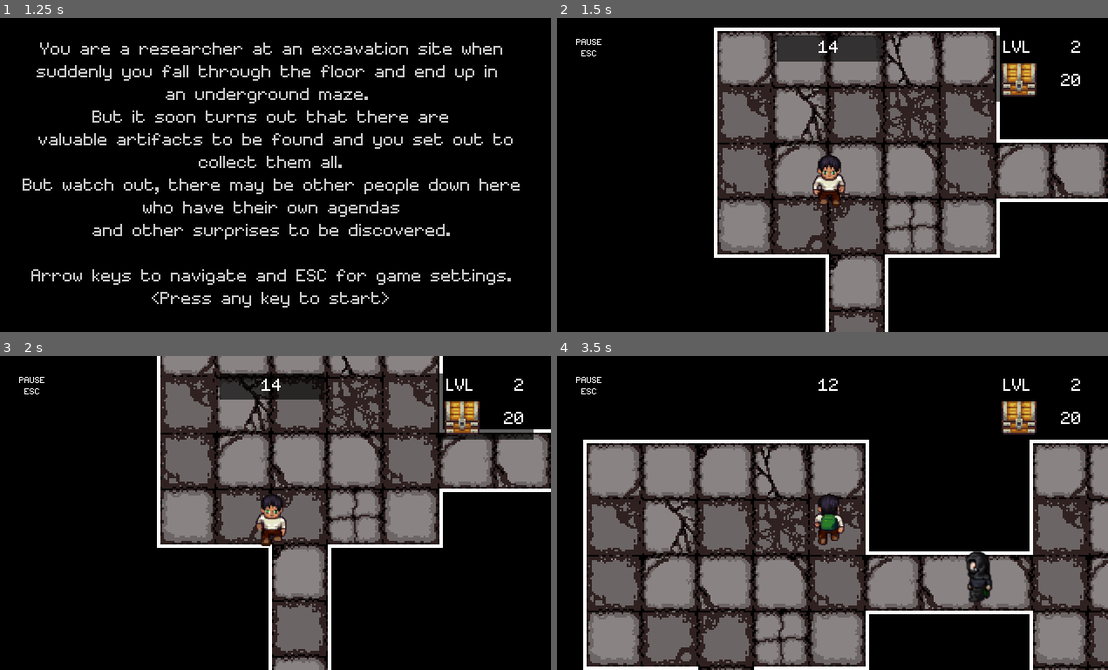
Above: before the commit, frames 1-4 (two rows, left to right).
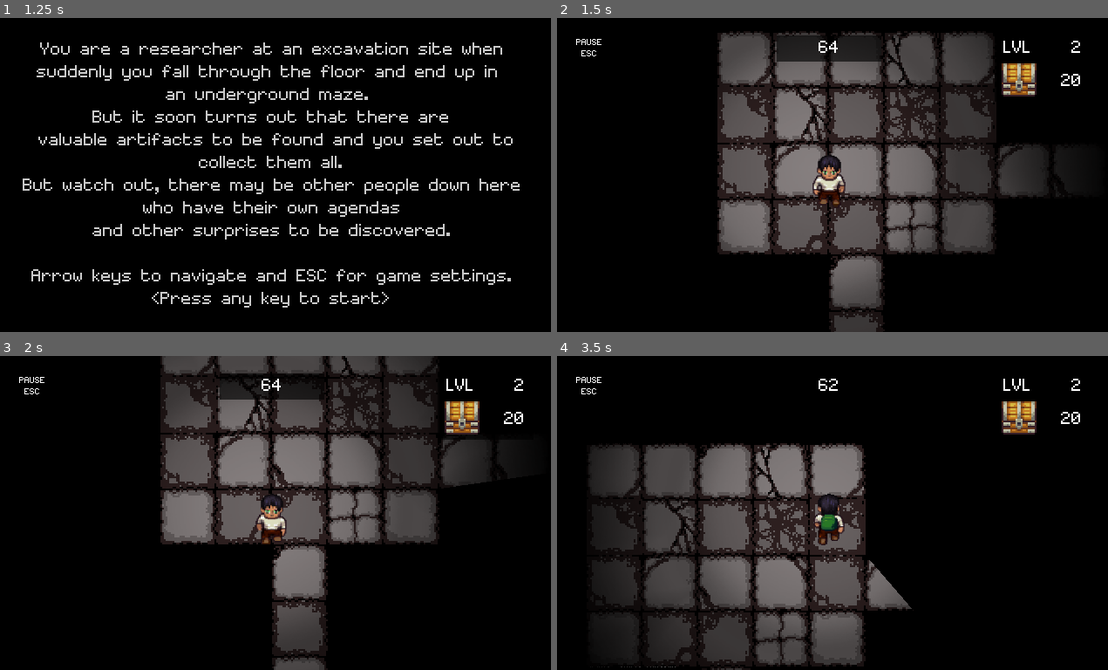
Above: after the commit, the same moments.

Repository: alittek/AC31009-Game
Game: Godot game, scene res://Scenes/StartScreen.tscn
Two runs of this game, one before a commit and one after it. Both use one fixed random seed, a clock stepped at 60 frames per second and the inputs below. Sound files missing from this copy of the repository are replaced by a short silence.
Inputs:
- Up to frame 1 (1.25 s): tap Enter at 0.5 s; hold Right (move_right) from 0.53 s (still down); tap Space (interact) at 0.6 s
- Up to frame 2 (1.5 s): release Right (move_right) at 1.28 s; hold Down (move_down) from 1.28 s (still down); tap Space (interact) at 1.35 s
- Up to frame 3 (2 s): keep holding Down (move_down)
- Up to frame 4 (3.5 s): release Down (move_down) at 2.03 s; hold Right (move_right) 2.03-2.78 s; tap Space (interact) at 2.1, 2.85 s; hold Up (move_up) from 2.78 s (still down)

Frame 1 is identical in both runs. In frame 2, 19% of the frame differs, in the area x 28-100%, y 3-100%; in frame 3, 17%; in frame 4, 35%, in the area x 4-100%, y 7-100%.

Commit message:
sound on exit

Diff:
--- a/Scenes/ExitDoor.tscn
+++ b/Scenes/ExitDoor.tscn
@@ -1,7 +1,8 @@
-[gd_scene load_steps=4 format=2]
+[gd_scene load_steps=5 format=2]
 
 [ext_resource path="res://Scripts/ExitDoor.gd" type="Script" id=1]
 [ext_resource path="res://TileMap/stairs.png" type="Texture" id=2]
+[ext_resource path="res://Sounds/Exit.wav" type="AudioStream" id=3]
 
 [sub_resource type="RectangleShape2D" id=1]
 extents = Vector2( 16, 16 )
@@ -27,4 +28,6 @@
 shape = SubResource( 1 )
 
 [node name="SoundExit" type="AudioStreamPlayer2D" parent="."]
+stream = ExtResource( 3 )
+volume_db = 24.0
 [connection signal="body_entered" from="." to="." method="_on_ExitDoor_body_entered"]
--- a/Scenes/Player.tscn
+++ b/Scenes/Player.tscn
@@ -147,7 +147,7 @@
 
 [node name="Light2D" type="Light2D" parent="."]
 visible = false
-scale = Vector2( 0.5, 0.5 )
+scale = Vector2( 0.7, 0.7 )
 texture = ExtResource( 4 )
 shadow_enabled = true
 
--- a/Scripts/ExitDoor.gd
+++ b/Scripts/ExitDoor.gd
@@ -1,7 +1,11 @@
 extends Area2D
 
 signal leaving_level
+signal stop_timer
 
 func _on_ExitDoor_body_entered(body):
 	if (body.get_name() == "Player"):
+		emit_signal("stop_timer")
+		$SoundExit.play()
+		yield($SoundExit, "finished")
 		emit_signal("leaving_level")
--- a/Scripts/Player.gd
+++ b/Scripts/Player.gd
@@ -58,17 +58,6 @@
 	ui.update_artNb_text(Global.artifacts)
 	$SoundPickup.play()
 
-#func _process(delta):
-#	if Input.is_action_just_pressed("interact"):
-#		try_interact()
-#
-#func try_interact():
-#	rayCast.cast_to = facingDir * interact_dis
-#	if rayCast.is_colliding():
-#		if rayCast.get_collider().has_method("on_interact"):
-#			rayCast.get_collider().on_interact(self)
-#			#get_artifact(1)
-
 # player meets enemy
 func lose_artifact(amount):
 	var newArti = Global.artifacts-amount
--- a/Scripts/World.gd
+++ b/Scripts/World.gd
@@ -48,6 +48,15 @@
 	var walker = Walker.new(Vector2(xSize/2, ySize/2), borders)
 	var map = walker.walk(steps)
 
+	# place exit position on map (place in room furthest from player)
+	var exitPos = walker.get_end_room().position*32
+	if free_space(exitPos):
+		var exit = Exit.instance()
+		add_child(exit)
+		exit.position = exitPos
+		exit.connect("stop_timer", self, "pause_timer")
+		exit.connect("leaving_level", self, "next_level")
+
 	# place player on map
 	var playerPos = map.front()*32
 	# needs to be placed first because of function calls
@@ -55,14 +64,6 @@
 		player = Player.instance()
 		add_child(player)
 		player.position = playerPos
-
-	# place exit position on map (place in room furthest from player)
-	var exitPos = walker.get_end_room().position*32
-	if free_space(exitPos):
-		var exit = Exit.instance()
-		add_child(exit)
-		exit.position = exitPos
-		exit.connect("leaving_level", self, "next_level")
 
 	# place enemies on map
 	var nbEnemies = 0
@@ -111,8 +112,8 @@
 	print("______________")
 
 	# decide when to r=turn on darkness
-	if Global.level == 5 or Global.level == 7:
-		turn_dark()
+	#if Global.level == 5 or Global.level == 7:
+	turn_dark()
 
 
 	walker.queue_free()
@@ -120,6 +121,9 @@
 	for location in map:
 			tileMap.set_cellv(location, -1)
 	tileMap.update_bitmask_region(borders.position, borders.end)
+
+func pause_timer():
+	timer.paused = true
 
 # run when a level is finished
 func next_level():
--- a/Scripts/global.gd
+++ b/Scripts/global.gd
@@ -3,7 +3,7 @@
 var steps = 60
 var level = 2
 var artifacts = 20
-var timer = 15
+var timer = 65
 var enemies = 0
 
 func set_steps(newSteps):
Not shown, added: Sounds/Exit.wav.import
Not shown, added: Sounds/Exit.wav
